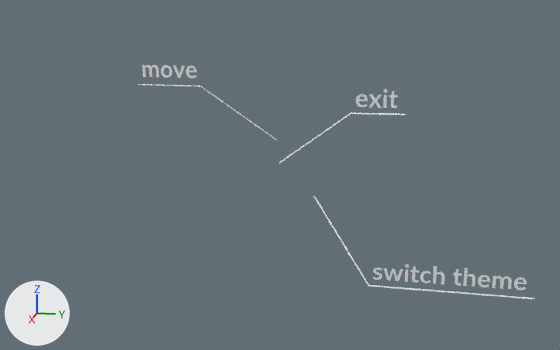
What one commit did to the glTF model public/assets/quest_anotations/quest_anotations.gltf.
Before and after are seen from a 50 mm camera at (0.465, 0.065, 0.11) aimed at (0.006, -0.027, -0.005). The lights are fixed; the arrows at lower left show +X, +Y and +Z. Where no turn or scale is listed for an object, it has been applied to the vertices. Vertices at the same position are counted once.

The first picture shows 'move_back_line', 'move_back_text', 'move_forward_line', 'move_forward_text', 'switch_theme_line', 'switch_theme_text'.
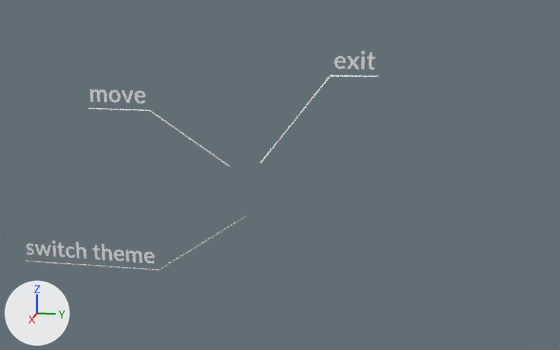
Where the change shows, as pixel boxes (x1, y1, x2, y2) in the pictures (560 x 350 px):
'switch_theme_text', moved
    before: (373, 264, 527, 290)
    after: (26, 240, 154, 263)
'switch_theme_line', reshaped, moved (45% shorter)
    before: (314, 196, 535, 299)
    after: (26, 215, 247, 271)
'move_back_text', moved
    before: (142, 65, 197, 78)
    after: (90, 89, 145, 103)
'move_forward_text', moved
    before: (356, 89, 398, 108)
    after: (334, 51, 375, 70)
'move_back_line', moved
    before: (138, 84, 277, 141)
    after: (89, 108, 229, 167)
'move_forward_line', reshaped, moved (7% narrower, 75% taller)
    before: (279, 113, 406, 163)
    after: (260, 75, 378, 163)

The change in detail:
me_mesh_1 has 9 vertices, 14 faces and spans x -0.0005..0.0004, y -0.0084..0.067, z 0.0048..0.0378.
me_mesh_1 is used by ob_move_forward_line; location (0.0089, -0.0181, -0.0018).
Before the commit, vertices of me_mesh_1: 0 (-0.0005, 0.067, 0.0371) at pixel (405, 114), 1 (0.0003, 0.067, 0.0371) at pixel (405, 115), 2 (-0.0001, 0.067, 0.0378) at pixel (405, 113).
Part 1, on me_mesh_1:
Vertices 0, 1, 2 of me_mesh_1 move by (0.0, -0.0032, 0.0236).
Vertex 3 of me_mesh_1 moves from (0.0, 0.0348, 0.0375) at pixel (350, 112) to (0.0, 0.0347, 0.0611) at pixel (329, 75).
Vertex 4 of me_mesh_1 moves from (-0.0004, 0.035, 0.0367) at pixel (351, 113) to (-0.0004, 0.0351, 0.0603) at pixel (330, 76).
Vertex 5 of me_mesh_1 moves from (0.0004, 0.0351, 0.0367) at pixel (351, 113) to (0.0004, 0.0351, 0.0603) at pixel (330, 76).
Vertex 6 of me_mesh_1 moves from (0.0, -0.0084, 0.0054) at pixel (279, 162) to (0.0, -0.0085, 0.0053) at pixel (260, 162).
me_mesh_3 has 9 vertices, 14 faces and spans x -0.0078..0.0212, y -0.0075..0.1277, z -0.0687..-0.0211.
me_mesh_3 is used by ob_switch_theme_line; location (0.0, 0.0, 0.0).
Part 2, on me_mesh_3:
Vertex 0 of me_mesh_3 moves from (0.0203, 0.1276, -0.0687) at pixel (534, 298) to (0.0203, 0.0324, -0.0682) at pixel (26, 260).
Vertex 1 of me_mesh_3 moves from (0.0212, 0.1276, -0.0687) at pixel (534, 299) to (0.0212, 0.0324, -0.0682) at pixel (25, 260).
Vertex 2 of me_mesh_3 moves from (0.0208, 0.1277, -0.068) at pixel (534, 297) to (0.0208, 0.0324, -0.069) at pixel (25, 261).
Vertex 3 of me_mesh_3 moves from (0.0208, 0.0315, -0.0675) at pixel (369, 284) to (0.0208, 0.1252, -0.0685) at pixel (159, 270).
Vertex 4 of me_mesh_3 moves from (0.0203, 0.0312, -0.0682) at pixel (368, 285) to (0.0203, 0.1249, -0.0677) at pixel (158, 269).
Vertex 5 of me_mesh_3 moves from (0.0212, 0.031, -0.0682) at pixel (368, 286) to (0.0212, 0.125, -0.0677) at pixel (158, 269).
Vertex 6 of me_mesh_3 moves from (-0.0074, -0.0068, -0.0211) at pixel (314, 195) to (0.0046, 0.1799, -0.0333) at pixel (247, 215).
Vertex 7 of me_mesh_3 moves from (-0.007, -0.0075, -0.0214) at pixel (313, 196) to (0.005, 0.1795, -0.0326) at pixel (246, 214).
Vertex 8 of me_mesh_3 moves from (-0.0078, -0.0072, -0.0217) at pixel (314, 196) to (0.0041, 0.1794, -0.0327) at pixel (247, 214).
Object 'move_forward_text' (ob_move_forward_text) moves from (0.0089, -0.0181, -0.0018) to (-0.0012, -0.0325, 0.0194).
Object 'move_forward_line' (ob_move_forward_line) moves from (0.0089, -0.0181, -0.0018) to (-0.0012, -0.0321, -0.0047).
Object 'switch_theme_text' (ob_switch_theme_text) moves from (0.0, 0.0, 0.0) to (0.0, -0.2278, 0.0).
Object 'switch_theme_line' (ob_switch_theme_line) moves from (0.0, 0.0, 0.0) to (-0.0003, -0.2278, 0.0).
Object 'move_back_text' (ob_move_back_text) moves from (-0.0042, 0.017, 0.0068) to (0.0221, -0.0073, -0.006).
Object 'move_back_line' (ob_move_back_line) moves from (-0.0042, 0.0, 0.0078) to (0.0221, -0.0243, -0.0042).
